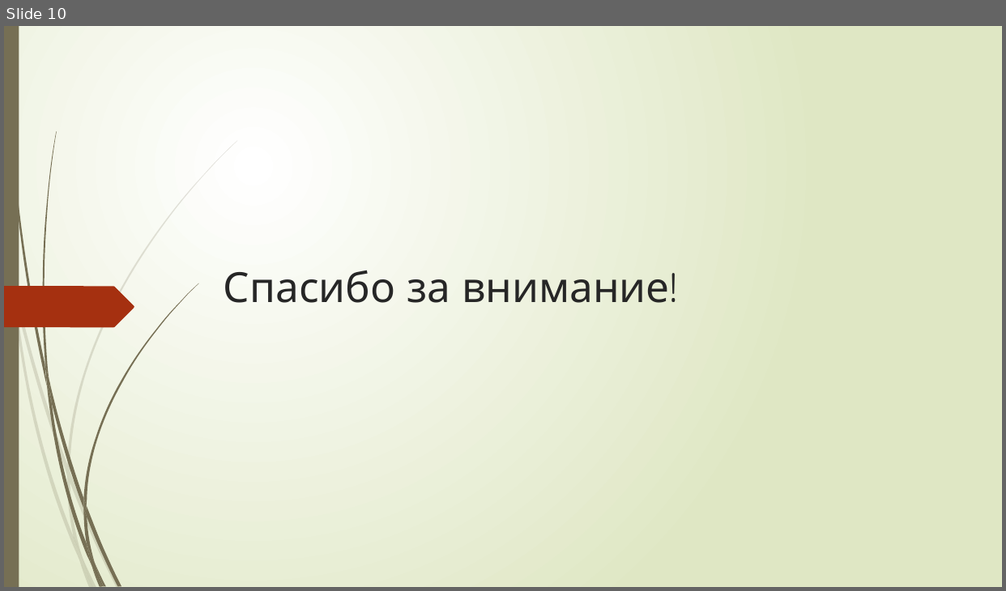
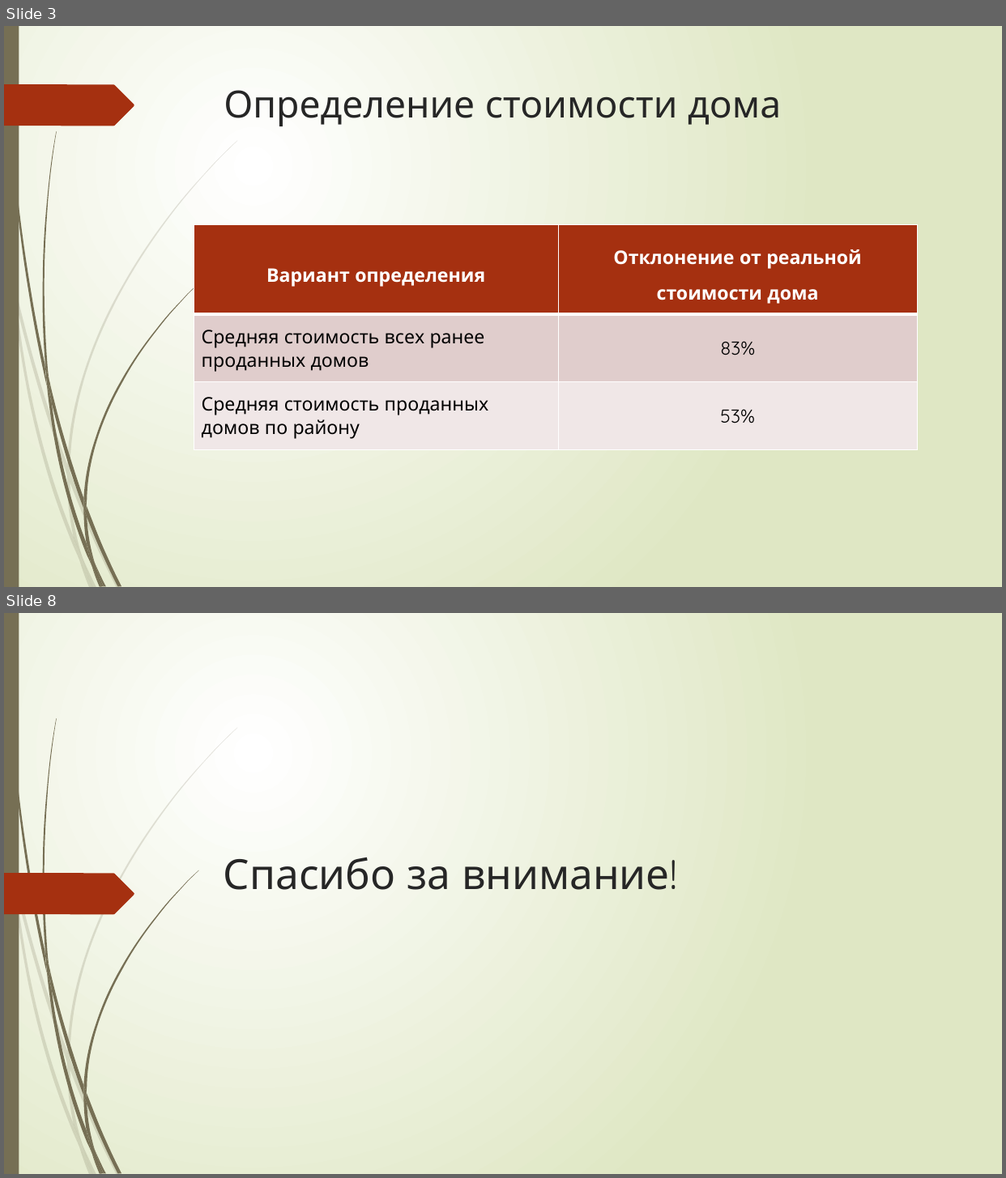
Before and after one commit to tashikk/SF_final_work, a slide deck: Прогнозирование стоимости дома.pptx. Shown one above the other, each under a label of ours: slide 10 before the commit, slides 3 and 8 after it; the slides between them are not shown. The pictures are 1006x591 and 1006x1178 pixels, drawn with LibreOffice and Linux fonts; fonts in the diff are those of the drawing. Boxes give left, top, right and bottom in pixels: in the first picture for what was removed or moved away, otherwise in the second. Text is boxed around its words. In the diff, an @@ line names an element or a change of style, - is before the commit and + after.

```diff
--- a/Прогнозирование стоимости дома.pptx
+++ b/Прогнозирование стоимости дома.pptx
@@ slide 3 added at (4, 26, 1002, 587), background gradient #FFFFFF to #DFE8C4; not listed: 23 template elements that a slide beside it also shows @@
@@ freeform shape added at (4, 84, 134, 126), fill #A53010 @@
@@ title added at (224, 90, 781, 126), 36 pt, text #262626 @@
+Определение стоимости дома
@@ table added at (194, 224, 918, 450), 3 rows, 2 columns @@
+Вариант определения | Отклонение от реальной стоимости дома
+Средняя стоимость всех ранее проданных домов | 83%
+Средняя стоимость проданных домов по району | 53%
@@ what was slide 10 is now slide 8 @@
```
Also in this commit, not shown: 2 slides changed, 4 other slides added, 7 slides removed.
